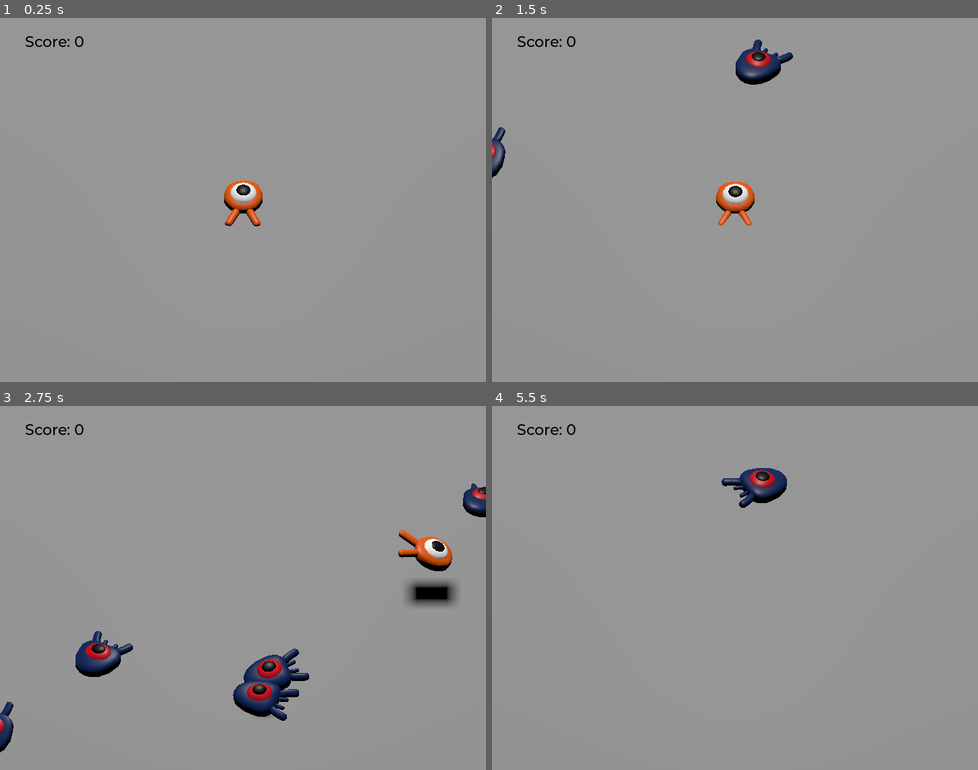
Above: before the commit, frames 1-4 (two rows, left to right).
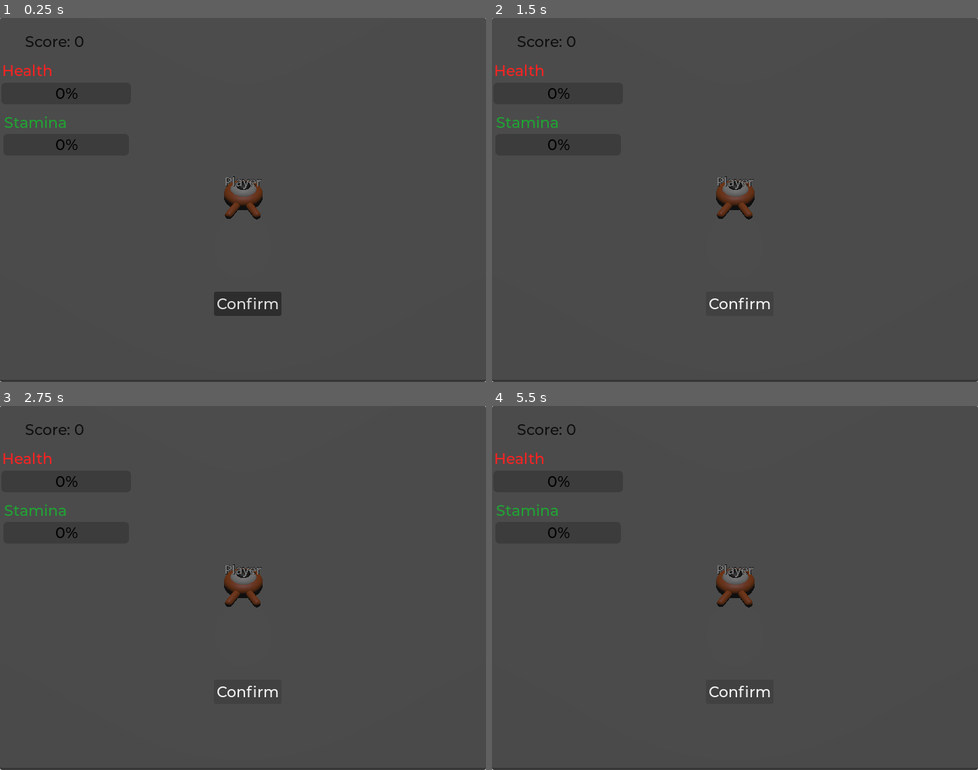
Above: after the commit, the same moments.

Repository: reymenli/capstone-research-milestone
Game: Godot game, scene res://main.tscn
Two runs of this game, one before a commit and one after it. Both use one fixed random seed, a clock stepped at 60 frames per second and the inputs below.
Inputs (mouse positions are in pixels of both pictures, inside the frame that each line leads up to):
- Up to frame 1 (0.25 s): no input
- Up to frame 2 (1.5 s): click (739, 305) at 0.5 s, where only the run after the commit has a clickable "Confirm"; click (739, 305) at 1.25 s, where only the run after the commit has a clickable "Confirm"
- Up to frame 3 (2.75 s): tap Enter (ui_accept) at 2 s; hold Right (move_right) from 2.03 s (still down); hold Shift (sprint, bound only after the commit) from 2.03 s (still down); tap Space (jump) at 2.27, 2.3, 2.57 s
- Up to frame 4 (5.5 s): release Right (move_right) at 2.78 s; release Shift (sprint, bound only after the commit) at 2.78 s; hold Down (move_back) 2.78-3.53 s; tap Space (jump) at 2.85, 3.02, 3.32, 3.8, 4.52, 4.82, 5.1, 5.27 s; tap Shift (sprint, bound only after the commit) at 3.05, 4.35 s; hold Right (move_right) 3.53-4.28 s; hold Shift (sprint, bound only after the commit) 3.53-4.28 s; hold W (move_forward) 4.28-5.03 s; hold Left (move_left) from 5.03 s (still down)

The runs differ from the first frame. In frame 1, 100% of the frame differs, in the area x 0-100%, y 0-100%; in frame 2, 100%; in frame 3, 100%; in frame 4, 100%.

Commit message:
Added modifications input name, health, and sprint

Diff:
--- a/Scenes/player.tscn
+++ b/Scenes/player.tscn
@@ -97,4 +97,9 @@
 libraries/ = SubResource("AnimationLibrary_hqtel")
 autoplay = &"float"
 
+[node name="player_name" type="Label3D" parent="." unique_id=1323682770]
+transform = Transform3D(0.9998656, 0, -0.016393274, 0.01009721, 0.7877961, 0.61585337, 0.012914557, -0.61593616, 0.7876902, 0, 1.3664048, 0)
+text = "Player"
+font_size = 128
+
 [connection signal="body_entered" from="MobDetector" to="." method="_on_mob_detector_body_entered"]
--- a/Scripts/player.gd
+++ b/Scripts/player.gd
@@ -15,6 +15,26 @@
 var target_verlocity = Vector3.ZERO
 
 signal hit
+
+# player health
+@export var max_health = 100
+@export var current_health = max_health
+@export var damage_amount = 20
+
+# player stamina
+@export var max_stamina = 100.0
+@export var stamina = max_stamina
+@export var sprint_drain_rate = 25.0
+@export var stamina_recovery_rate = 20.0
+@export var can_sprint = true
+
+# speed modifiations
+@export var sprint_speed = 24.0
+@export var current_speed = speed
+
+# player name
+@export var player_name = "Player"
+@onready var name_label = $player_name
 
 # use _physics_process instead for regular _process because it is designed specifically for physics related code.
 # REASON: It's designed specifically for physics-related code like moving a kinematic or rigid body. It updates the node using fixed time intervals.
@@ -40,8 +60,15 @@
 	else:
 		$AnimationPlayer.speed_scale = 1
 
-	target_verlocity.x = direction.x * speed
-	target_verlocity.z = direction.z * speed
+
+
+	if Input.is_action_pressed("sprint") and can_sprint and stamina > 0.0:
+		current_speed = sprint_speed
+	else:
+		current_speed = speed
+
+	target_verlocity.x = direction.x * current_speed
+	target_verlocity.z = direction.z * current_speed
 
 	# Vertical velocity
 	if not is_on_floor(): # If in the air, fall towards the floor. Gravity
@@ -59,13 +86,11 @@
 	for index in range(get_slide_collision_count()):
 		# get one of the collision with the player
 		var collision = get_slide_collision(index)
-
 		# prevent dupe collisions
 		# first collision dequeue mob from scene
 		# dupe collisions will return null bc they are not on the scene anymore
 		if collision.get_collider() == null:
 			continue
-
 		# case where mob is the collision
 		if collision.get_collider().is_in_group("mob"):
 			var mob = collision.get_collider()
@@ -76,12 +101,30 @@
 				target_verlocity.y = bounce_impulse
 				# prevent duplicate calls
 				break
+	$Pivot.rotation.x = PI / 6 * velocity.y / jump_impulse
 
-	$Pivot.rotation.x = PI / 6 * velocity.y / jump_impulse
+	if Input.is_action_pressed("sprint") and can_sprint:
+		stamina -= sprint_drain_rate * delta
+	else:
+		stamina += stamina_recovery_rate * delta
+
+	stamina = clamp(stamina, 0.0, max_stamina)
+
+	if stamina <= 0.0:
+		can_sprint = false
+	if stamina >= max_stamina:
+		can_sprint = true
 
 func die():
 	hit.emit()
 	queue_free()
 
 func _on_mob_detector_body_entered(_body):
-	die()
+	# player now has a hp bar and will die after 5 hits
+	current_health -= damage_amount
+	if current_health <= 0:
+		die()
+
+func set_player_name(new_name: String):
+	player_name = new_name
+	name_label.text = player_name
--- /dev/null
+++ b/Scripts/user_interface.gd
@@ -0,0 +1,20 @@
+extends Control
+
+# added functionality to main
+#func _ready():
+#	process_mode = Node.PROCESS_MODE_ALWAYS
+#	get_tree().paused = true
+#
+#func _on_confirm_button_pressed():
+#	var entered_name = $NameInput.text.strip_edges()
+#
+#	if entered_name.is_empty:
+#		return
+#
+#	var player = get_tree().current_scene.get_node("Player")
+#	player.set_player_name(entered_name)
+#
+#	$NameInput.hide()
+#	$Confirm.hide()
+#
+#	get_tree().paused = false
--- a/main.gd
+++ b/main.gd
@@ -1,6 +1,19 @@
 extends Node
 
 @export var mob_scene: PackedScene
+
+# trying to get input from player
+@onready var player = $Player
+@onready var name_input = $UserInterface/NameInput
+@onready var confirm_button = $UserInterface/Confirm
+
+# trying to get health and stamina bars to work
+@onready var health_label = $UserInterface/HealthLabel
+@onready var health_bar = $UserInterface/HealthBar
+
+@onready var stamina_label = $UserInterface/StaminaLabel
+@onready var stamina_bar = $UserInterface/StaminaBar
+
 
 func _on_mob_timer_timeout():
 	# Create a new instance of the Mob scene.
@@ -27,6 +40,38 @@
 func _ready():
 	$UserInterface/Retry.hide()
 
+	# testing input
+	get_tree().paused = true
+	$UserInterface.process_mode = Node.PROCESS_MODE_ALWAYS
+	#confirm_button.pressed.connect(_on_confirm_pressed)
+
 func _unhandled_input(event):
 	if event.is_action_pressed("ui_accept") and $UserInterface/Retry.visible:
 		get_tree().reload_current_scene()
+
+# testing confirm button
+func _on_confirm_pressed():
+	print("Confirm button pressed")
+	var entered_name = name_input.text.strip_edges()
+
+	print(entered_name)
+
+	if entered_name.is_empty():
+		print("please enter name")
+		return
+	player.set_player_name(entered_name)
+
+	name_input.hide()
+	confirm_button.hide()
+
+	get_tree().paused = false
+
+func _process(delta):
+
+	if not is_instance_valid(player):
+		return
+	health_bar.max_value = player.max_health
+	health_bar.value = player.current_health
+
+	stamina_bar.max_value = player.max_stamina
+	stamina_bar.value = player.stamina
--- a/main.tscn
+++ b/main.tscn
@@ -1,10 +1,11 @@
 [gd_scene format=3 uid="uid://2wap0283yk0r"]
 
 [ext_resource type="Script" uid="uid://cc8n3086pvl18" path="res://main.gd" id="1_h2yge"]
-[ext_resource type="PackedScene" uid="uid://ceuu150fmggvr" path="res://player.tscn" id="1_ig7tw"]
-[ext_resource type="PackedScene" uid="uid://defdm2qdva75q" path="res://mob.tscn" id="2_1bvp3"]
+[ext_resource type="PackedScene" uid="uid://ceuu150fmggvr" path="res://Scenes/player.tscn" id="1_ig7tw"]
+[ext_resource type="PackedScene" uid="uid://defdm2qdva75q" path="res://Scenes/mob.tscn" id="2_1bvp3"]
 [ext_resource type="FontFile" uid="uid://cyxhh7ddkn62q" path="res://fonts/Montserrat-Medium.ttf" id="4_lquwl"]
-[ext_resource type="Script" uid="uid://bq4lq2wbf1rkc" path="res://score_label.gd" id="5_7mycd"]
+[ext_resource type="Script" uid="uid://bq4lq2wbf1rkc" path="res://Scripts/score_label.gd" id="5_7mycd"]
+[ext_resource type="Script" uid="uid://whc42u654ej4" path="res://Scripts/user_interface.gd" id="5_272bh"]
 
 [sub_resource type="BoxShape3D" id="BoxShape3D_8vjr6"]
 size = Vector3(60, 2, 60)
@@ -95,6 +96,7 @@
 grow_horizontal = 2
 grow_vertical = 2
 theme = SubResource("Theme_wfdvh")
+script = ExtResource("5_272bh")
 
 [node name="ScoreLabel" type="Label" parent="UserInterface" unique_id=387816216]
 layout_mode = 0
@@ -130,5 +132,85 @@
 grow_vertical = 2
 text = "Press Enter to retry"
 
+[node name="NameInput" type="LineEdit" parent="UserInterface" unique_id=1087277588]
+layout_mode = 1
+anchors_preset = 15
+anchor_right = 1.0
+anchor_bottom = 1.0
+grow_horizontal = 2
+grow_vertical = 2
+alignment = 1
+
+[node name="Confirm" type="Button" parent="UserInterface" unique_id=435435210]
+layout_mode = 1
+anchors_preset = -1
+anchor_left = 0.43100002
+anchor_top = 0.75200003
+anchor_right = 0.57900006
+anchor_bottom = 0.81900007
+offset_left = 6.6799927
+offset_top = -0.08001709
+offset_right = 0.1199646
+offset_bottom = -0.26004028
+grow_horizontal = 2
+grow_vertical = 0
+text = "Confirm"
+
+[node name="HealthLabel" type="Label" parent="UserInterface" unique_id=1052487239]
+layout_mode = 1
+anchors_preset = -1
+anchor_left = 0.004
+anchor_top = 0.119
+anchor_right = 0.171
+anchor_bottom = 0.17
+offset_left = 0.119999886
+offset_top = -0.26000214
+offset_right = -0.12000275
+offset_bottom = 0.19999695
+theme_override_colors/font_color = Color(0.9843137, 0.13333334, 0.13333334, 1)
+text = "Health"
+
+[node name="StaminaLabel" type="Label" parent="UserInterface" unique_id=1035880860]
+layout_mode = 1
+anchors_preset = -1
+anchor_left = 0.018000001
+anchor_top = 0.259
+anchor_right = 0.12100001
+anchor_bottom = 0.31100002
+offset_left = -6.960001
+offset_top = 1.1399994
+offset_right = 11.879997
+offset_bottom = 1.0599823
+theme_override_colors/font_color = Color(0.12483407, 0.64030004, 0.2013362, 1)
+text = "Stamina"
+
+[node name="HealthBar" type="ProgressBar" parent="UserInterface" unique_id=1710695725]
+layout_mode = 1
+anchors_preset = -1
+anchor_left = 0.003
+anchor_top = 0.178
+anchor_right = 0.268
+anchor_bottom = 0.23700002
+offset_left = -0.16000009
+offset_top = -0.12000275
+offset_right = 1.0399933
+offset_bottom = 0.019989014
+theme_override_colors/font_color = Color(0, 0, 0, 1)
+
+[node name="StaminaBar" type="ProgressBar" parent="UserInterface" unique_id=349064629]
+layout_mode = 1
+anchors_preset = -1
+anchor_left = 0.007
+anchor_top = 0.319
+anchor_right = 0.26500002
+anchor_bottom = 0.37800002
+offset_left = -0.03999996
+offset_top = -0.26000977
+offset_right = 0.19998169
+offset_bottom = -0.120010376
+grow_vertical = 0
+theme_override_colors/font_color = Color(0, 0, 0, 1)
+
 [connection signal="hit" from="Player" to="." method="_on_player_hit"]
 [connection signal="timeout" from="MobTimer" to="." method="_on_mob_timer_timeout"]
+[connection signal="pressed" from="UserInterface/Confirm" to="." method="_on_confirm_pressed"]
--- a/project.godot
+++ b/project.godot
@@ -69,6 +69,11 @@
 , Object(InputEventJoypadButton,"resource_local_to_scene":false,"resource_name":"","device":-1,"button_index":0,"pressure":0.0,"pressed":false,"script":null)
 ]
 }
+sprint={
+"deadzone": 0.2,
+"events": [Object(InputEventKey,"resource_local_to_scene":false,"resource_name":"","device":-1,"window_id":0,"alt_pressed":false,"shift_pressed":false,"ctrl_pressed":false,"meta_pressed":false,"pressed":false,"keycode":0,"physical_keycode":4194325,"key_label":0,"unicode":0,"location":0,"echo":false,"script":null)
+]
+}
 
 [layer_names]
 
Not shown, added: Scripts/user_interface.gd.uid
